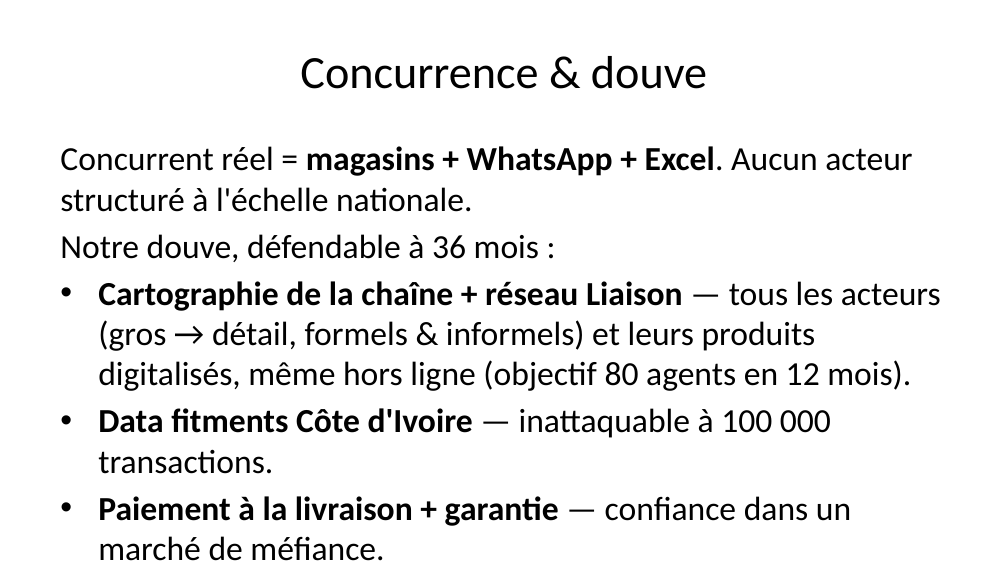
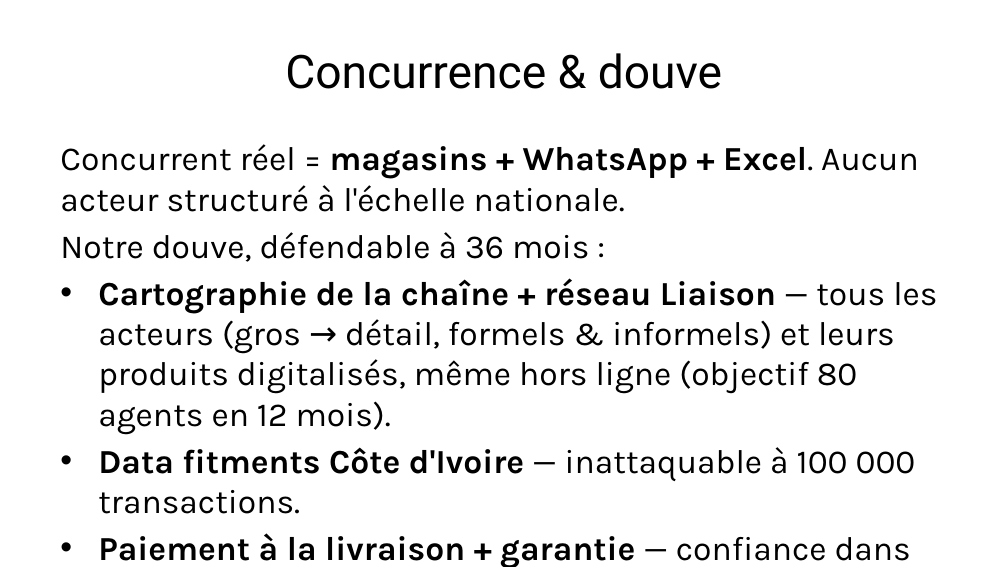
Before and after one commit to Fefer79/pieces, a slide deck: slide 11 of docs/pitch-deck-pieces-2026-06.pptx. Drawn at 1008x567 pixels with LibreOffice and Linux fonts; fonts in the diff are those of the drawing. Boxes give left, top, right and bottom in pixels: in the first picture for what was removed or moved away, otherwise in the second. Text is boxed around its words. In the diff, an @@ line names an element or a change of style, - is before the commit and + after.

```diff
--- a/docs/pitch-deck-pieces-2026-06.pptx
+++ b/docs/pitch-deck-pieces-2026-06.pptx
@@ title "Concurrence & douve" at (285,53,722,89): font Calibri to Roboto @@
@@ text "Concurrent réel = magasins + ..." at (60,144,937,567): font Calibri to Karla @@
```
Also in this commit, not shown: 13 other slides changed, 2 other files.
